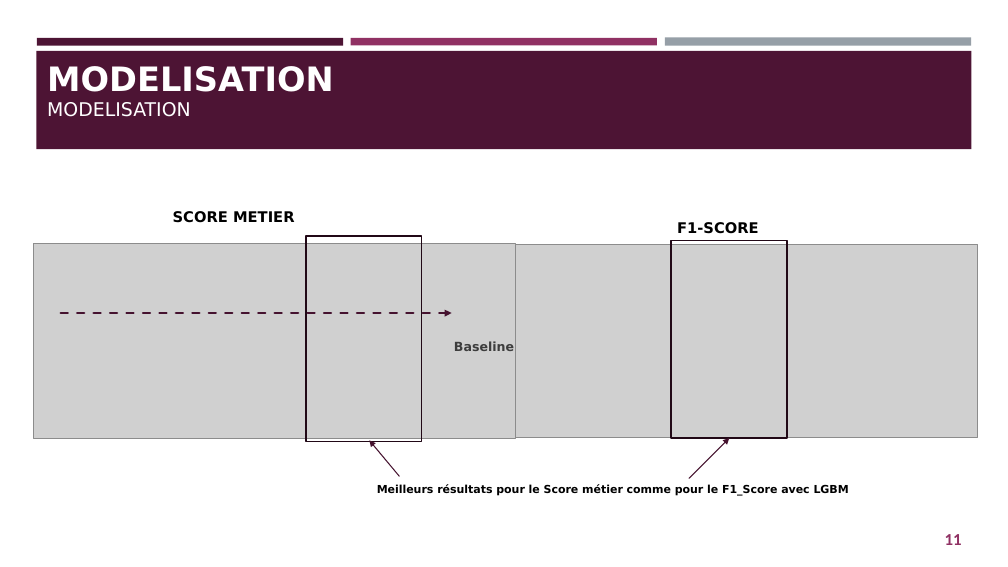
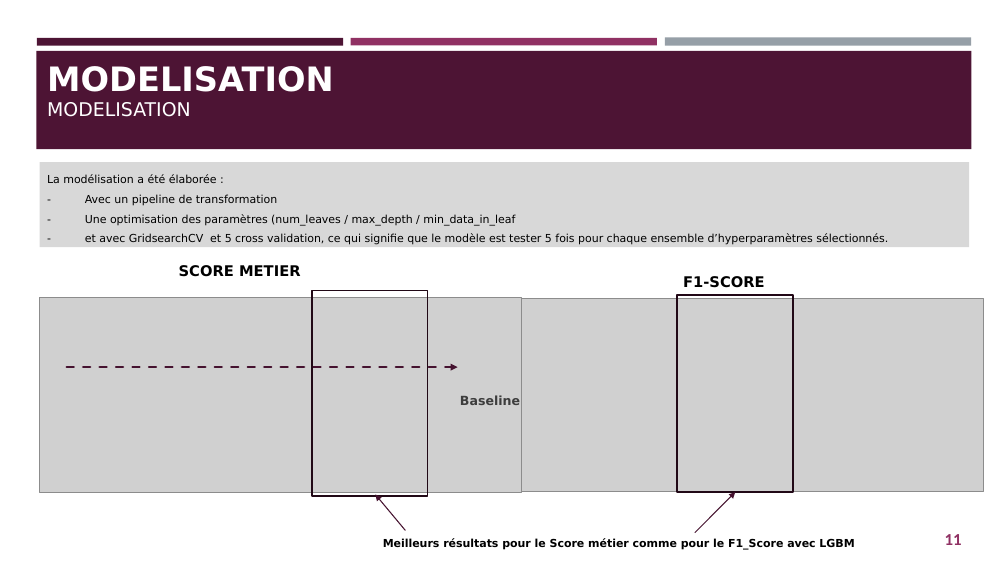
Before and after one commit to helene1219/PROJET_7_BIS_MODELISATION, a slide deck: slide 11 of Projet7_Support_Présentation.pptx. Drawn at 1008x567 pixels with LibreOffice and Linux fonts; fonts in the diff are those of the drawing; grey boxes stand for pictures. Boxes give left, top, right and bottom in pixels: in the first picture for what was removed or moved away, otherwise in the second. Text is boxed around its words. In the diff, an @@ line names an element or a change of style, - is before the commit and + after.

```diff
--- a/Projet7_Support_Présentation.pptx
+++ b/Projet7_Support_Présentation.pptx
@@ rectangle added at [39, 162, 969, 247], fill #D8D8D8, 10.5 pt, text #000000 @@
+La modélisation a été élaborée :
+- Avec un pipeline de transformation
+- Une optimisation des paramètres (num_leaves / max_depth / min_data_in_leaf
+- et avec GridsearchCV et 5 cross validation, ce qui signifie que le modèle est tester 5 fois pour chaque ensemble d’hyperparamètres sélectionnés.
@@ 4 texts, 3 arrows, 2 pictures, 2 rectangles: place and size @@
-4 texts, 3 arrows, 2 pictures, 2 rectangles at [34, 211, 978, 496]
+4 texts, 3 arrows, 2 pictures, 2 rectangles at [39, 265, 984, 550]
```
Also in this commit, not shown: 4 other slides changed, 2 slides added, 3 slides removed, 1 other file.
